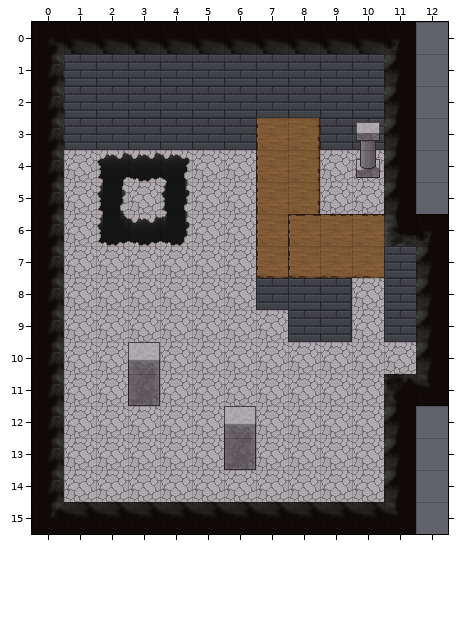
A Tiled map gets an edit: res/maps/havenStorage2.tmx. The picture above was drawn from the file before the commit.
Cells are 32x32 px. Shown: x 0..12, y 0..15.
And afterwards:
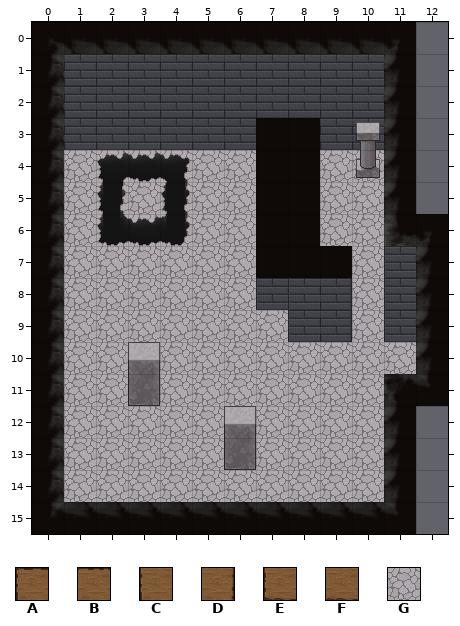
Key: from "blockboundBrownRock": A 0, B 1, C 10, D 12, E 20, F 21; from "blockboundStoneFloor": G 11.
_ is an empty cell, # one hidden under a higher layer, . an unchanged one.
The edit:
--- layer "Lower 1"
@@ x 9..9 @@
- 6 #
+ 6 G
--- layer "Lower 2" (now hidden)
@@ x 7..10 @@
- 3 CD..
- 4 CD..
- 5 CD..
- 6 CABB
- 7 EEFF
+ 3 __..
+ 4 __..
+ 5 __..
+ 6 ____
+ 7 ____
Where, in picture pixels (left, top, right, bottom), the same in both pictures:
changed: (256, 118, 384, 278)
